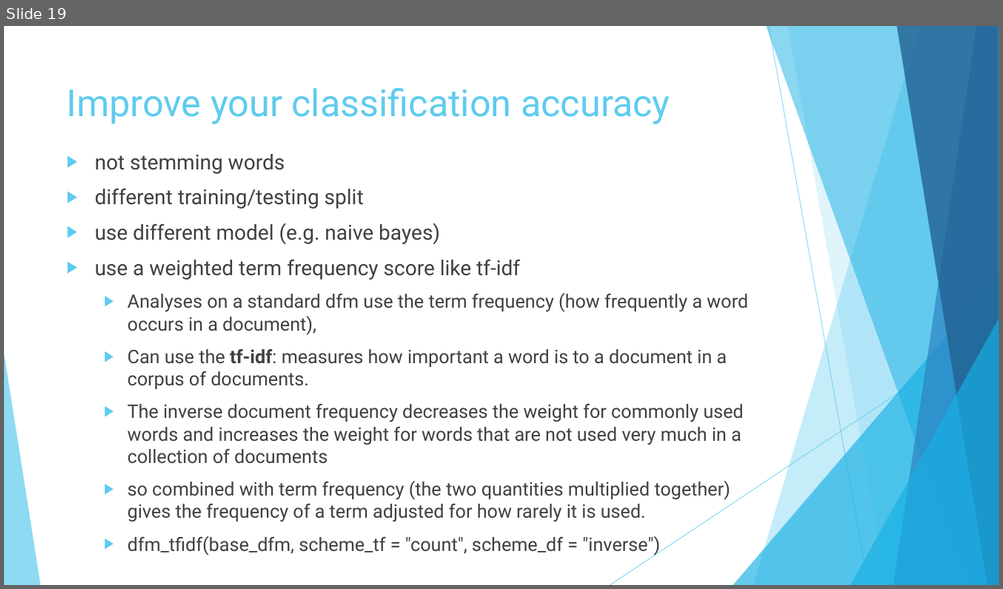
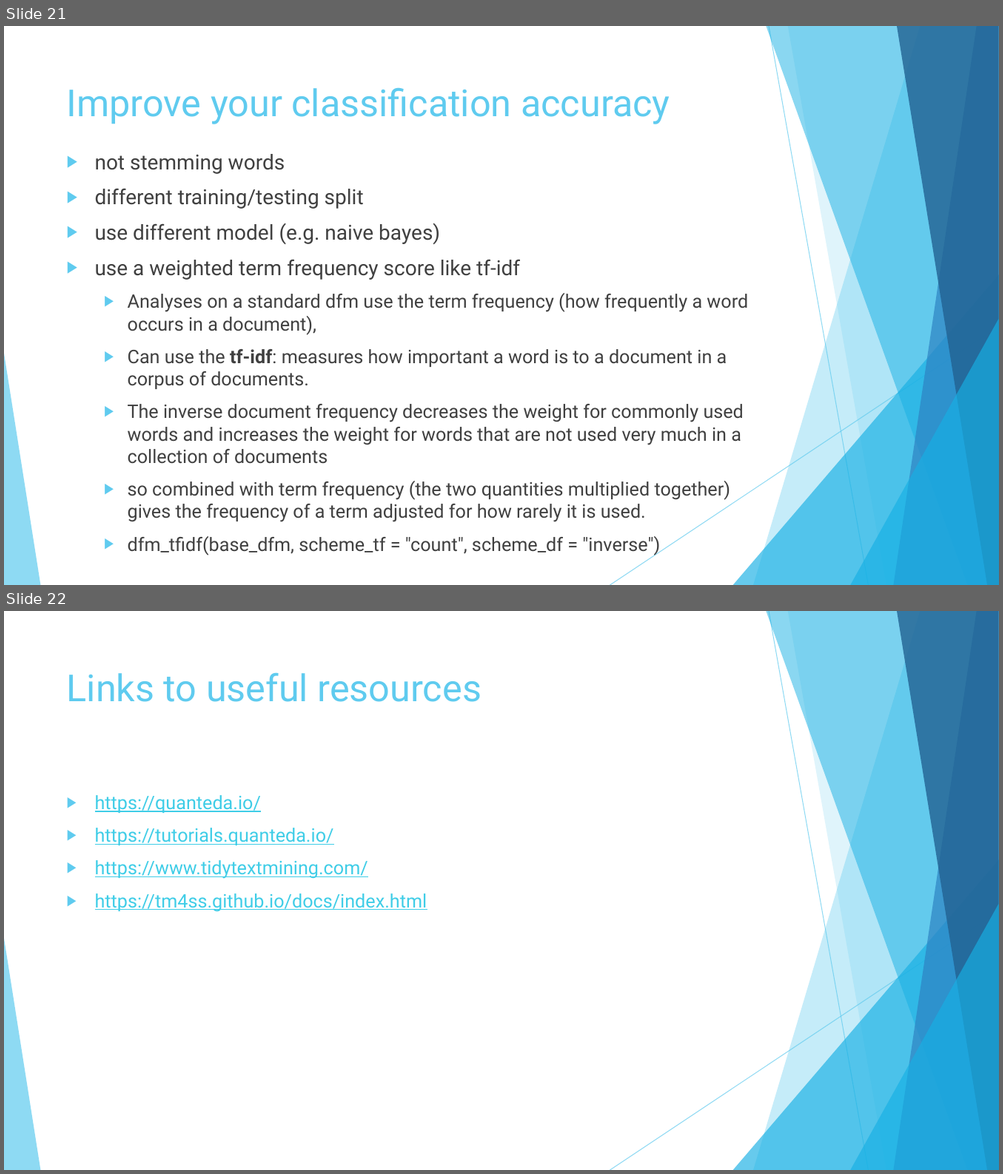
Before and after one commit to shellylac/TextMiningIntro_inR, a slide deck: Slides_Notes/TextTutorial_Slides.pptx. Shown one above the other, each under a label of ours: slide 19 before the commit, slides 21 and 22 after it. The pictures are 1003x589 and 1003x1174 pixels, drawn with LibreOffice and Linux fonts; fonts in the diff are those of the drawing. Boxes give left, top, right and bottom in pixels: in the first picture for what was removed or moved away, otherwise in the second. Text is boxed around its words. In the diff, an @@ line names an element or a change of style, - is before the commit and + after.

```diff
--- a/Slides_Notes/TextTutorial_Slides.pptx
+++ b/Slides_Notes/TextTutorial_Slides.pptx
@@ slide 22 added at (x1=4, y1=611, x2=999, y2=1170), background #FFFFFF; not listed: 10 template elements that a slide beside it also shows @@
@@ title added at (x1=67, y1=672, x2=481, y2=702), 36 pt, text #5FCBEF @@
+Links to useful resources
@@ text added at (x1=95, y1=795, x2=427, y2=912), 18 pt, text #3FCDE7, underline @@
+▶ https://quanteda.io/
+▶ https://tutorials.quanteda.io/
+▶ https://www.tidytextmining.com/
+▶ https://tm4ss.github.io/docs/index.html
@@ what was slide 19 is now slide 21 @@
```
Also in this commit, not shown: 2 slides changed, 2 other slides added.
